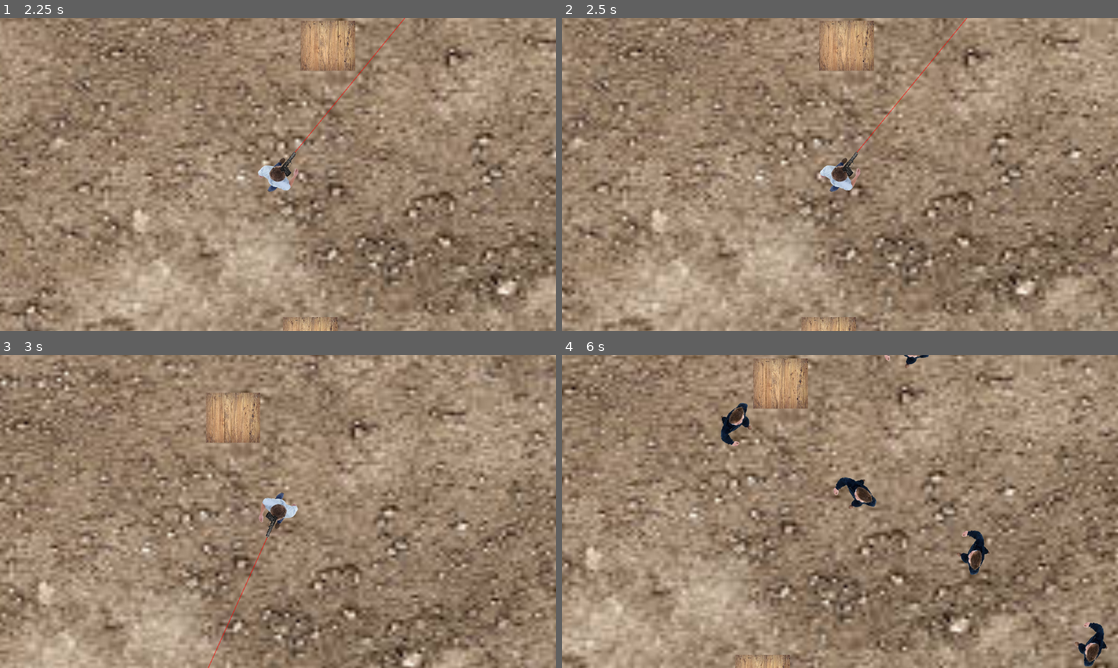
Above: before the commit, frames 1-4 (two rows, left to right).
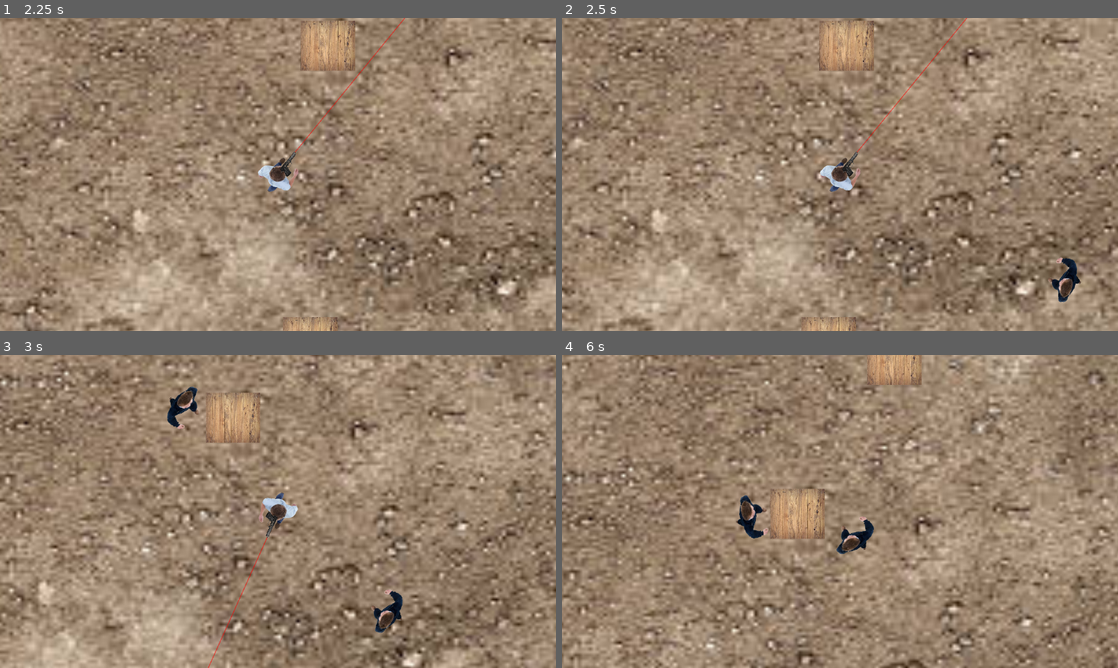
Above: after the commit, the same moments.

Repository: elijoh75/ElijahJohnsonShooter
Game: Godot game, scene res://Scenes/world.tscn
Two runs of this game, one before a commit and one after it. Both use one fixed random seed, a clock stepped at 60 frames per second and the inputs below.
Inputs (mouse positions are in pixels of both pictures, inside the frame that each line leads up to):
- Up to frame 1 (2.25 s): move the mouse to (400, 158) at 0.52 s; hold D (move_right) 0.53-1.28 s; click (400, 158) at 0.6 s; move the mouse to (166, 190) at 1.27 s; hold S (move_down) 1.28-2.03 s; click (166, 190) at 1.35 s; move the mouse to (333, 105) at 2.02 s; hold D (move_right) from 2.03 s (still down); click (333, 105) at 2.1 s
- Up to frame 2 (2.5 s): keep holding D (move_right)
- Up to frame 3 (3 s): move the mouse to (250, 574) at 2.77 s; release D (move_right) at 2.78 s; hold W (move_up) from 2.78 s (still down); click (250, 574) at 2.85 s
- Up to frame 4 (6 s): move the mouse to (1006, 558) at 3.52 s; release W (move_up) at 3.53 s; hold A (move_left) 3.53-5.03 s; click (1006, 558) at 3.6 s; move the mouse to (673, 464) at 4.27 s; click (673, 464) at 4.35 s; move the mouse to (867, 511) at 5.02 s; hold S (move_down) 5.03-5.78 s; click (867, 511) at 5.1 s; move the mouse to (756, 433) at 5.77 s; hold D (move_right) from 5.78 s (still down); click (756, 433) at 5.85 s

Frame 1 is identical in both runs. In frame 2, 0.4% of the frame differs, in the area x 87-94%, y 76-91%; in frame 3, 0.8%; in frame 4, 45%, in the area x 0-100%, y 0-100%.

Commit message:
0.7 stable
-added
 - SFX

-need to add
 - world boundary

Diff:
--- a/elijah-top-down-shooter/Scenes/Enemy.tscn
+++ b/elijah-top-down-shooter/Scenes/Enemy.tscn
@@ -2,6 +2,7 @@
 
 [ext_resource type="Texture2D" uid="uid://ccmdniqo67kbv" path="res://Assets/evilManClear.png" id="1_m1htj"]
 [ext_resource type="Script" uid="uid://cpbhy5l6hfm1i" path="res://Scripts/enemy.gd" id="1_wovta"]
+[ext_resource type="AudioStream" uid="uid://26e6ofw52yrj" path="res://Assets/EnemyHurtAudio.mp3" id="3_xeo28"]
 
 [sub_resource type="CapsuleShape2D" id="CapsuleShape2D_m1htj"]
 radius = 15.171919
@@ -75,5 +76,8 @@
 [node name="AnimationPlayer" type="AnimationPlayer" parent="." unique_id=105262291]
 libraries/ = SubResource("AnimationLibrary_kpr8r")
 
+[node name="EnemyHurt" type="AudioStreamPlayer2D" parent="." unique_id=1801664050]
+stream = ExtResource("3_xeo28")
+
 [connection signal="body_entered" from="PlayerDetector" to="." method="_on_player_detector_body_entered"]
 [connection signal="body_exited" from="PlayerDetector" to="." method="_on_player_detector_body_exited"]
--- a/elijah-top-down-shooter/Scenes/player.tscn
+++ b/elijah-top-down-shooter/Scenes/player.tscn
@@ -3,6 +3,7 @@
 [ext_resource type="Script" uid="uid://c7p6mkebcrmyh" path="res://Scripts/player.gd" id="1_v0iea"]
 [ext_resource type="Texture2D" uid="uid://f6fi0pj6wa34" path="res://Assets/ManClear.png" id="2_cvnsp"]
 [ext_resource type="Texture2D" uid="uid://d0elwb02u51ji" path="res://Assets/WeaponClear.png" id="3_6t5aa"]
+[ext_resource type="AudioStream" uid="uid://dskoj1go04wqt" path="res://Assets/freesound_community-single-pistol-gunshot-3-101923.mp3" id="4_vgqql"]
 
 [sub_resource type="CapsuleShape2D" id="CapsuleShape2D_vgqql"]
 radius = 952.10956
@@ -64,4 +65,8 @@
 collision_mask = 9
 collide_with_areas = true
 
+[node name="ShootSound" type="AudioStreamPlayer2D" parent="." unique_id=1812529315]
+stream = ExtResource("4_vgqql")
+volume_db = -3.649
+
 [connection signal="body_entered" from="HitBox" to="." method="_on_hit_box_body_entered"]
--- a/elijah-top-down-shooter/Scenes/world.tscn
+++ b/elijah-top-down-shooter/Scenes/world.tscn
@@ -47,10 +47,11 @@
 [node name="Enemies" type="Node" parent="." unique_id=1194272790]
 
 [node name="Enemy" parent="Enemies" unique_id=2087543822 instance=ExtResource("4_8j60k")]
-position = Vector2(-1142, -13)
+visible = false
+position = Vector2(-1056, -232)
 
 [node name="Spawner" parent="." unique_id=1082228675 instance=ExtResource("6_5ukr8")]
-position = Vector2(1848, -253)
+position = Vector2(647, -174)
 
 [node name="Spawner2" parent="." unique_id=1751872217 instance=ExtResource("6_5ukr8")]
 position = Vector2(1812, 1286)
--- a/elijah-top-down-shooter/Scripts/enemy.gd
+++ b/elijah-top-down-shooter/Scripts/enemy.gd
@@ -2,6 +2,7 @@
 class_name Enemy
 
 @onready var animplayer = $AnimationPlayer
+@onready var enemy_hurt = $EnemyHurt
 
 var player: Player = null
 
@@ -47,7 +48,7 @@
 func take_damage(amount: int):
 	if amount > 0:
 		hit_points -= amount
-
+		enemy_hurt.play()
 		animplayer.play("take_damage")
 		if hit_points <= 0:
 			print("enemy died")
--- a/elijah-top-down-shooter/Scripts/player.gd
+++ b/elijah-top-down-shooter/Scripts/player.gd
@@ -6,6 +6,8 @@
 @onready var camera_remote_transform = $CameraRemoteTransform2D
 @onready var shoot_raycast = $ShootRaycast
 @onready var laser_line = $LaserLine2D
+@onready var shoot_sound = $ShootSound
+
 
 var speed = 400.0
 
@@ -20,6 +22,7 @@
 
 
 	if Input.is_action_just_pressed("shoot"):
+		shoot_sound.play()
 		if shoot_raycast.is_colliding():
 			var collider = shoot_raycast.get_collider()
 
--- a/elijah-top-down-shooter/Scripts/spawner.gd
+++ b/elijah-top-down-shooter/Scripts/spawner.gd
@@ -1,15 +1,26 @@
 extends Node2D
 
 @onready var enemy = preload("res://Scenes/Enemy.tscn")
+@onready var spawn_timer = $Timer # Make sure this matches your Timer's node name exactly
+
+const WAVE_SIZE: int = 3
+const SPAWN_DELAY: float = 3
 
 func _on_timer_timeout() -> void:
-	# 1. Wait for a 2-second delay after the timer finishes
-	await get_tree().create_timer(2.0).timeout
+	# 1. STOP the timer immediately so it doesn't interrupt us
+	spawn_timer.stop()
 
-	# 2. Now run the enemy spawn code
+	# 2. Run the loop with the delays
+	for i in range(WAVE_SIZE):
+		spawn_single_enemy()
+
+		if i < WAVE_SIZE - 1:
+			await get_tree().create_timer(SPAWN_DELAY).timeout
+
+	# 3. START the timer again only AFTER the whole wave is finished
+	spawn_timer.start()
+
+func spawn_single_enemy() -> void:
 	var ene = enemy.instantiate()
 	ene.position = position
 	get_parent().get_node("Enemies").add_child(ene)
-
-	# 3. Manually restart the main timer so the loop continues
-	$Timer.start()
Not shown, added: elijah-top-down-shooter/Assets/EnemyHurtAudio.mp3.import
Not shown, added: elijah-top-down-shooter/Assets/freesound_community-alphascream001-98301.mp3.import
Not shown, added: elijah-top-down-shooter/Assets/freesound_community-single-pistol-gunshot-3-101923.mp3.import
Not shown, added: elijah-top-down-shooter/Assets/EnemyHurtAudio.m4a
Not shown, added: elijah-top-down-shooter/Assets/EnemyHurtAudio.mp3
Not shown, added: elijah-top-down-shooter/Assets/freesound_community-alphascream001-98301.mp3
Not shown, added: elijah-top-down-shooter/Assets/freesound_community-single-pistol-gunshot-3-101923.mp3
